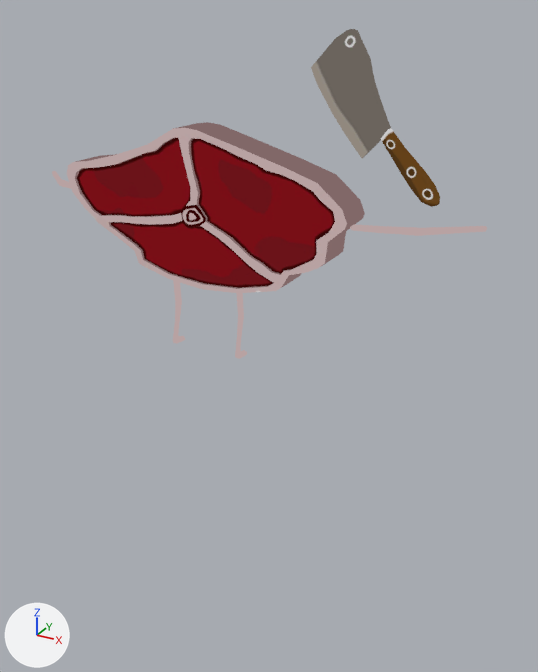
The glTF model godot/assets/models/battle/summons/SteakChop.glb, before and after one commit.
Rendered twice from a camera (50 mm lens) standing at (0.235, -0.35, 0.195) and looking at (0.012, 0.056, -0.008). Arrows for +X, +Y and +Z are at lower left; the lights stay in place. The older version comes first. Both versions are drawn at frame 0 of the action 'SteakChop_Intro'; the numbers are the values there. Vertices at exactly the same position are counted once.

In view in the first picture: 'SteakChop.001'.
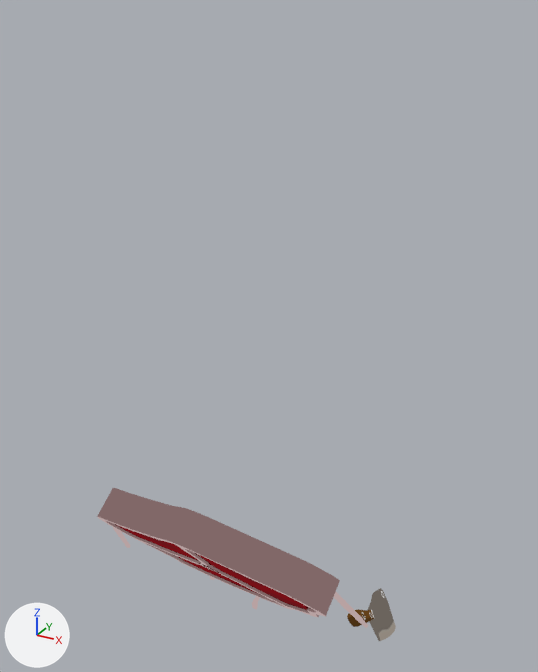
Boxes [x1, y1, x2, y2] around the edits, measured in the pictures (538 x 672 px; the box of a moved part takes in the faces that stretch with it):
'SteakChop.001', reshaped, rescaled, moved, turned
    before: [52, 29, 487, 359]
    after: [97, 488, 396, 641]
part 1 of me_steakchop, moved or reshaped
    before: [67, 122, 365, 293]
    after: [97, 488, 340, 617]
part 2 of me_steakchop, moved or reshaped
    before: [311, 29, 440, 207]
    after: [347, 588, 396, 641]
part 3 of me_steakchop, moved or reshaped
    before: [52, 171, 71, 189]
    after: [113, 527, 130, 548]
part 4 of me_steakchop, moved or reshaped
    before: [350, 224, 487, 236]
    after: [334, 592, 368, 628]
part 5 of me_steakchop, added
    after: [252, 596, 259, 609]
part 6 of me_steakchop, deleted
    before: [235, 293, 247, 359]
part 7 of me_steakchop, deleted
    before: [173, 280, 185, 344]

Diff of the bpy script that builds the scene:
```diff
--- a/godot/assets/models/battle/summons/SteakChop.glb.py
+++ b/godot/assets/models/battle/summons/SteakChop.glb.py
@@ me_steakchop @@
 # used by ob_steakchop_001; parent = ob_steakchop; location = (0.0, 0.0, 0.0); rotation_euler = (1.571, 0.0, 0.0), in degrees (90, 0, 0)
-me_steakchop.from_pydata(...)  # 772 vertices, 1518 faces; spans x -2.93..3.06, y 0.03..3.71, z -0.8..0.27
+me_steakchop.from_pydata(...)  # 773 vertices, 1519 faces; spans x -2.07..2.17, y -0.8..2.25, z -5.2..-2.13
+# me_steakchop part 1: the loose piece of 433 vertices spanning x -1.78..1.89, y 0.94..2.74, z -0.2..0.27 is multiplied about its middle by the matrix ((1.0, -0.01, -0.025), (-0.026, -0.587, -0.809), (-0.006, 0.81, -0.587)), then moved by (0.0, -1.93, -3.03)
+# me_steakchop part 2: the loose piece of 59 vertices spanning x 0.97..2.5, y 1.97..3.71, z -0.8..-0.71 is multiplied about its middle by the matrix ((-0.505, -0.423, -0.753), (-0.181, 0.904, -0.387), (0.844, -0.059, -0.533)), then moved by (0.18, -1.45, -3.76)
+# me_steakchop part 3: the loose piece of 50 vertices spanning x -2.93..-1.67, y 1.78..1.86, z -0.69..0.01 is multiplied about its middle by the matrix ((0.61, -0.473, -0.635), (-0.065, 0.769, -0.636), (0.79, 0.429, 0.438)), then moved by (0.42, -1.56, -3.2)
+# me_steakchop part 4: the loose piece of 50 vertices spanning x 1.79..3.06, y 1.78..1.86, z -0.69..0.01 is multiplied about its middle by the matrix ((0.546, 0.414, 0.728), (0.302, 0.714, -0.632), (-0.781, 0.565, 0.265)), then moved by (-0.48, -1.52, -3.17)
+# me_steakchop part 5: a new loose piece of 90 vertices spanning x 0.35..0.5, y 0.33..0.82, z -4.3..-3.58, in mat_steakchop
+# me_steakchop part 6: the loose piece of 90 vertices spanning x 0.4..0.5, y 0.03..1.08, z -0.13..0.08 is deleted
+# me_steakchop part 7: the loose piece of 90 vertices spanning x -0.5..-0.4, y 0.03..1.08, z -0.13..0.08 is deleted
+# other edits to the shape of me_steakchop do not show in these pictures
 me_steakchop.materials.append(mat_steakchop)
@@ ob_steakchop_001 @@
 ob_steakchop_001 = bpy.data.objects.new('SteakChop.001', me_steakchop)
-ob_steakchop_001.parent = ob_steakchop
 ob_steakchop_001.location = (0.0, 0.0, 0.0)
-ob_steakchop_001.rotation_euler = (1.571, 0.0, 0.0)  # degrees (90, 0, 0)
+ob_steakchop_001.scale = (0.05, 0.05, 0.05)
```
